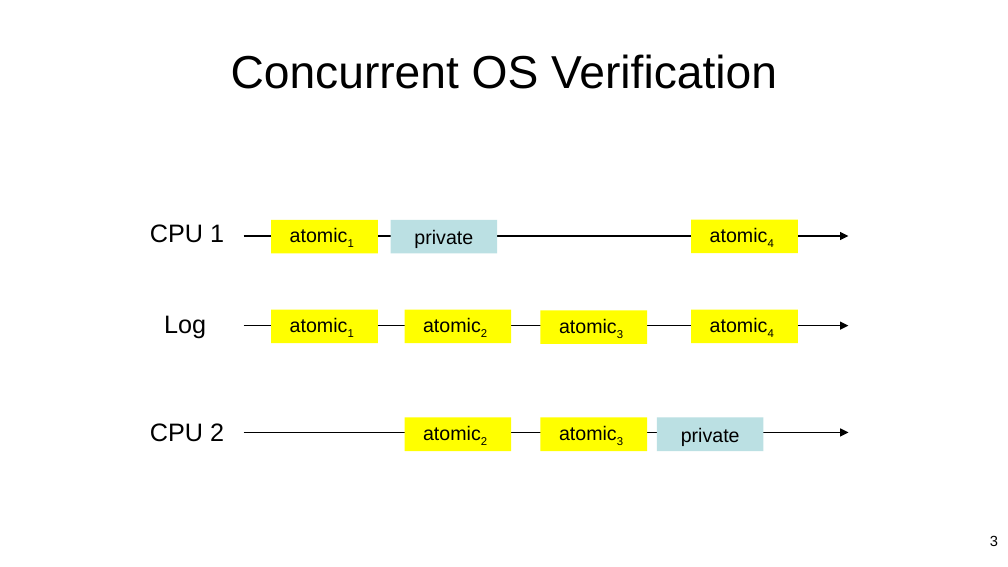
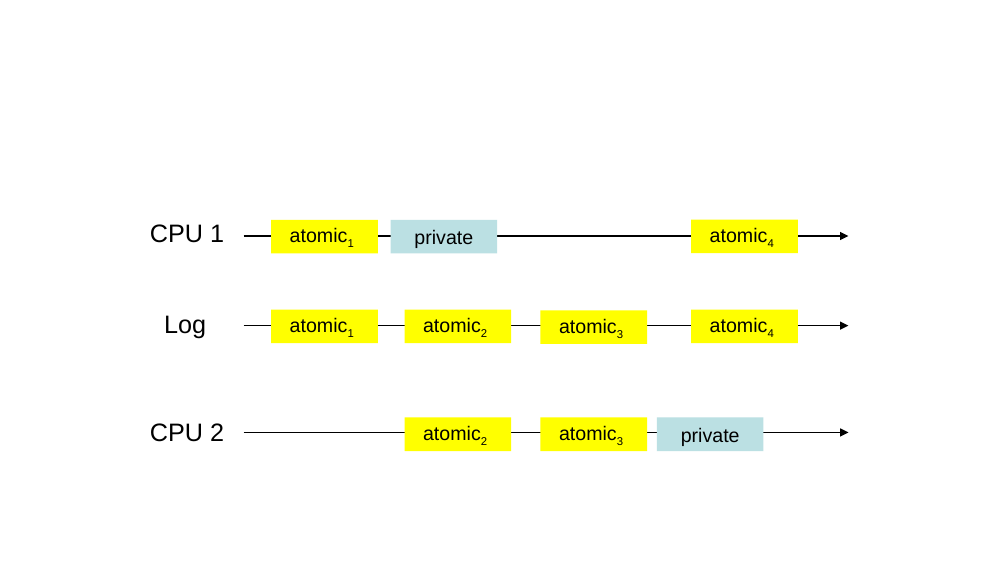
Before and after one commit to jieungkim/phd_thesis, a slide deck: slide 5 of figs/conlink/concurrent_linking.pptx (slide 3 before the commit). Drawn at 1008x567 pixels with LibreOffice and Linux fonts; fonts in the diff are those of the drawing. Boxes give left, top, right and bottom in pixels: in the first picture for what was removed or moved away, otherwise in the second. Text is boxed around its words. In the diff, an @@ line names an element or a change of style, - is before the commit and + after.

```diff
--- a/figs/conlink/concurrent_linking.pptx
+++ b/figs/conlink/concurrent_linking.pptx
@@ title removed at (231, 54, 777, 89) @@
-Concurrent OS Verification
@@ page number removed at (990, 535, 998, 546) @@
-3
```
Also in this commit, not shown: 22 other slides changed, 8 slides added, 13 slides removed, 10 other files.
